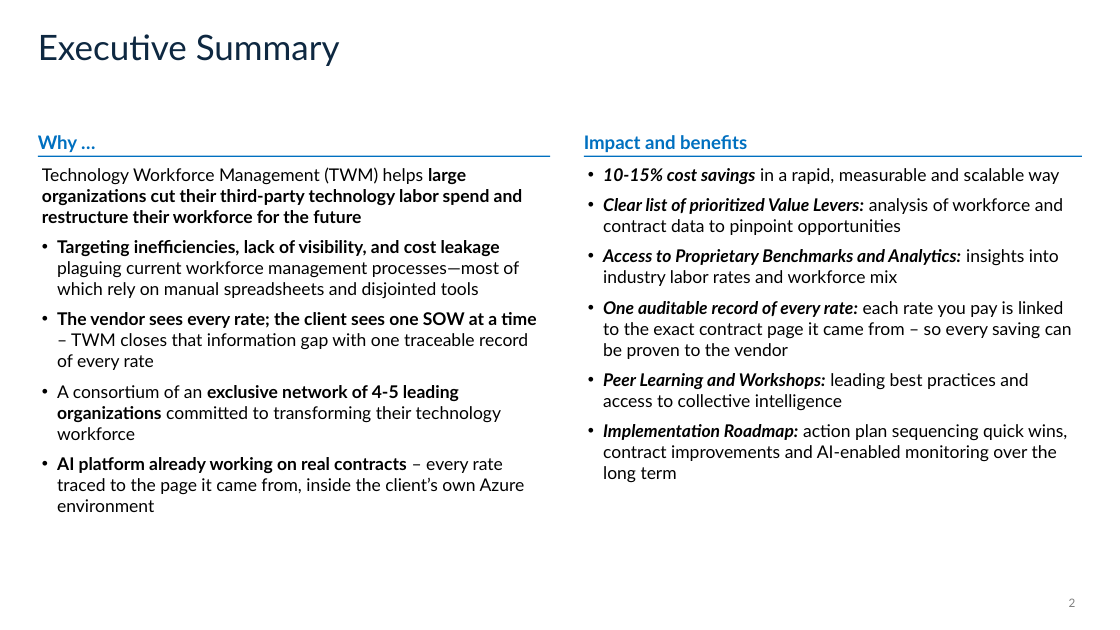
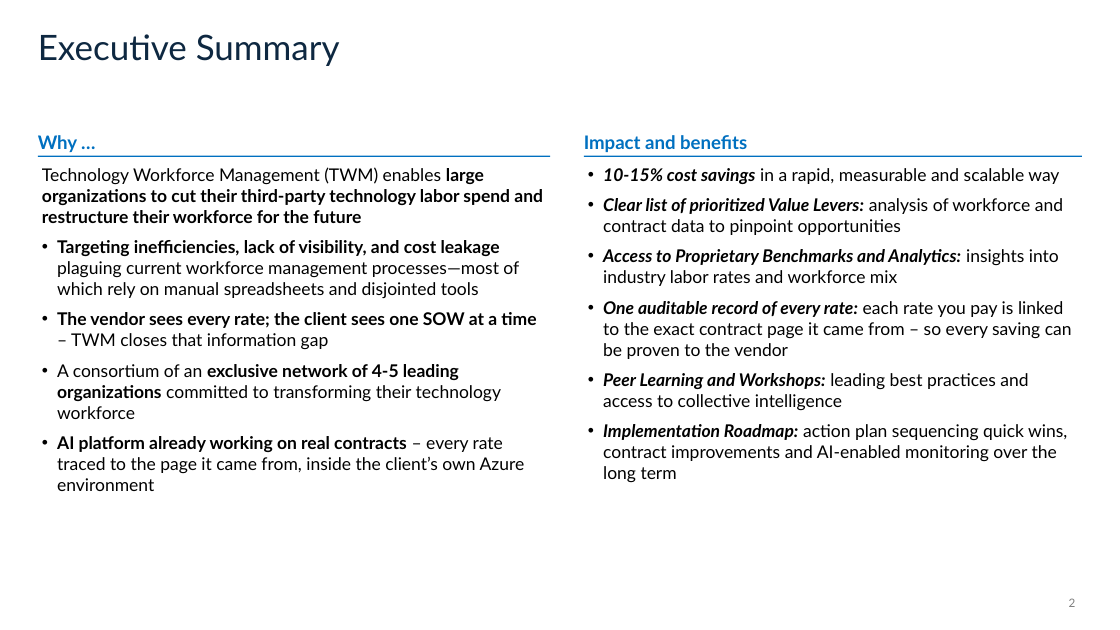
Before and after one commit to kylemac7807/twm-platform, a slide deck: slide 2 of docs/story/twm-pitch-deck-v2.pptx. Drawn at 1120x630 pixels with LibreOffice and Linux fonts; fonts in the diff are those of the drawing. Boxes give left, top, right and bottom in pixels: in the first picture for what was removed or moved away, otherwise in the second. Text is boxed around its words. In the diff, an @@ line names an element or a change of style, - is before the commit and + after.

```diff
--- a/docs/story/twm-pitch-deck-v2.pptx
+++ b/docs/story/twm-pitch-deck-v2.pptx
@@ text at (42, 167, 543, 223): text changed @@
-Technology Workforce Management (TWM) helps large organizations cut their third-party technology labor spend and restructure their workforce for the future
+Technology Workforce Management (TWM) enables large organizations to cut their third-party technology labor spend and restructure their workforce for the future
@@ text at (57, 312, 536, 349): text changed; bold on @@
-• The vendor sees every rate; the client sees one SOW at a time – TWM closes that information gap with one traceable record of every rate
+• The vendor sees every rate; the client sees one SOW at a time – TWM closes that information gap
```
Also in this commit, not shown: 13 other slides changed.
